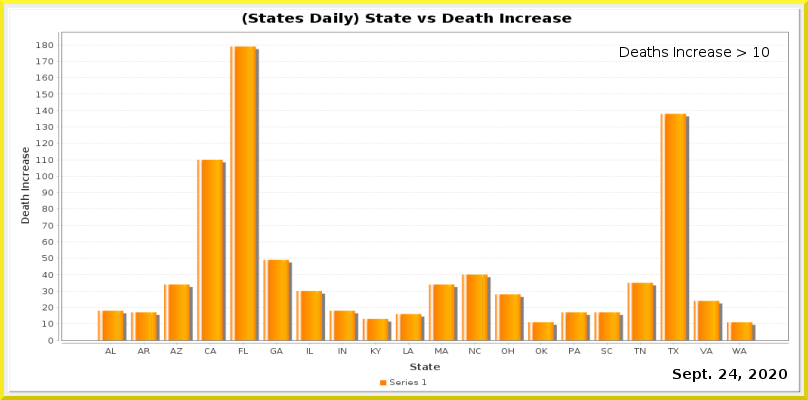
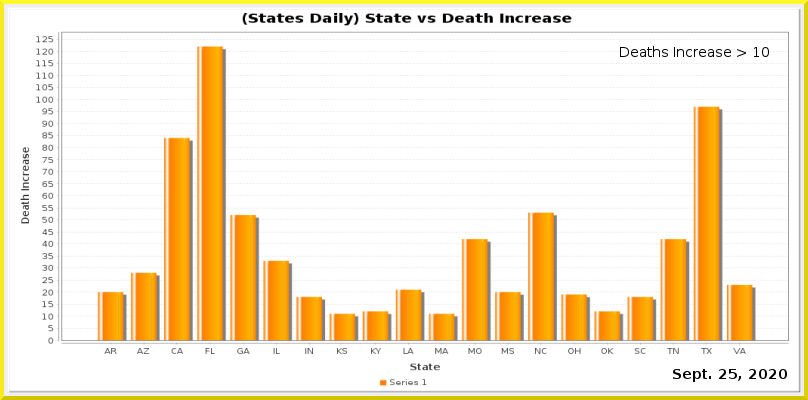
Before/after of a 808 × 400 layered artwork. What changed in the layer stack:
painted on "Current Date" over left=729, top=369, right=737, bottom=379
painted on "Date_vs_TestIncrease.png" over left=36, top=36, right=789, bottom=354
